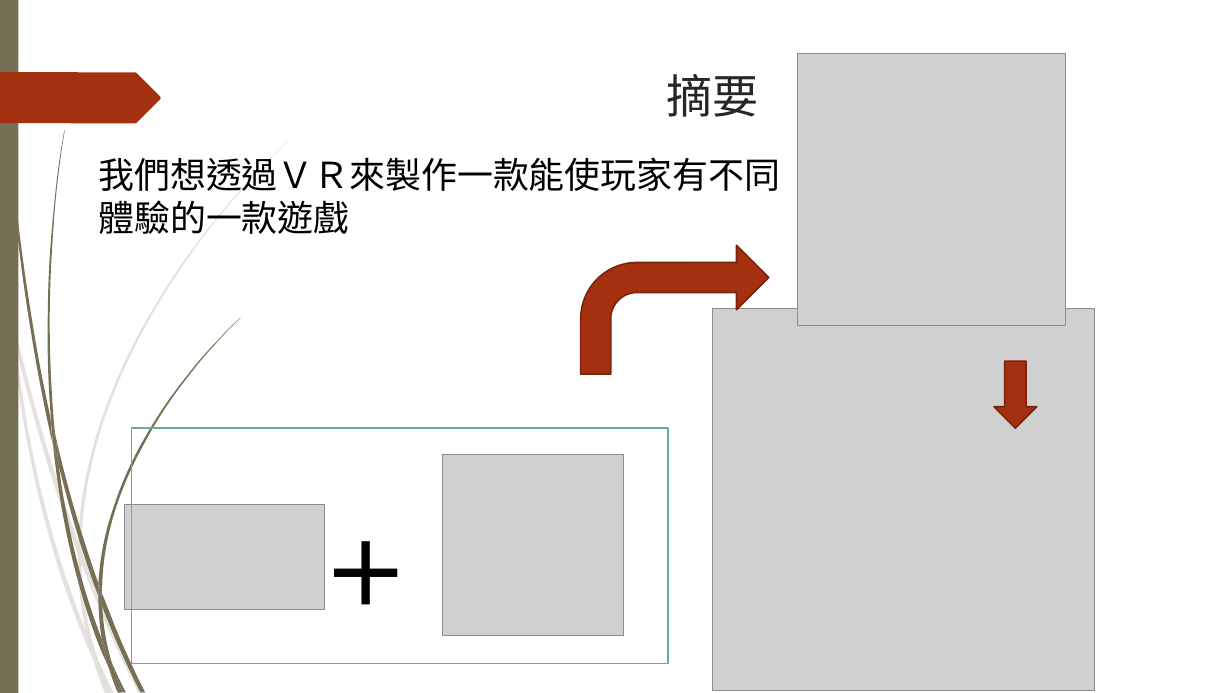
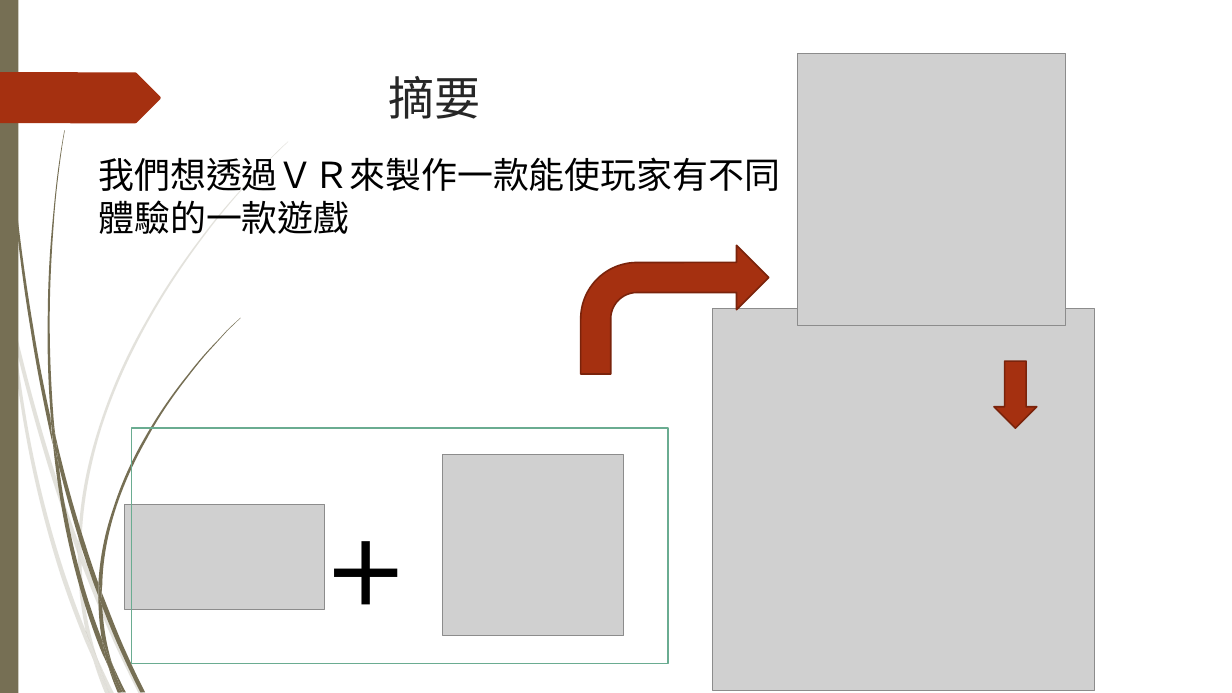
Before and after one commit to kewen0604/107_SE_Team2, a slide deck: slide 2 of 軟體工程期末專題報告.pptx. Drawn at 1232x693 pixels with LibreOffice and Linux fonts; fonts in the diff are those of the drawing; grey boxes stand for pictures. Boxes give left, top, right and bottom in pixels: in the first picture for what was removed or moved away, otherwise in the second. Text is boxed around its words. In the diff, an @@ line names an element or a change of style, - is before the commit and + after.

```diff
--- a/軟體工程期末專題報告.pptx
+++ b/軟體工程期末專題報告.pptx
@@ title "摘要": place and size @@
-title "摘要" at <box>666,74,758,117</box>
+title "摘要" at <box>388,76,480,119</box>
```
Also in this commit, not shown: 3 other slides changed, 1 slide added, 1 slide removed, 3 other files.
